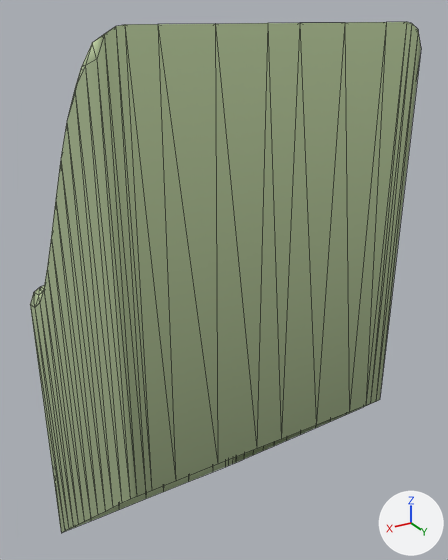
Renders of the glTF model ground/ground-ramp-lr-02.glb from each side of a commit.
The view is the same before and after, from a 50 mm lens placed at (1.0, 1.88, 1.02), pointed at (-0.14, -0.03, 0.07). The axes (+X, +Y, +Z) are drawn at lower right. The lights are the same throughout. The older version comes first. Mesh edges are drawn as thin lines.

Names of what the first picture shows: 'ground-ramp-lr-02'.
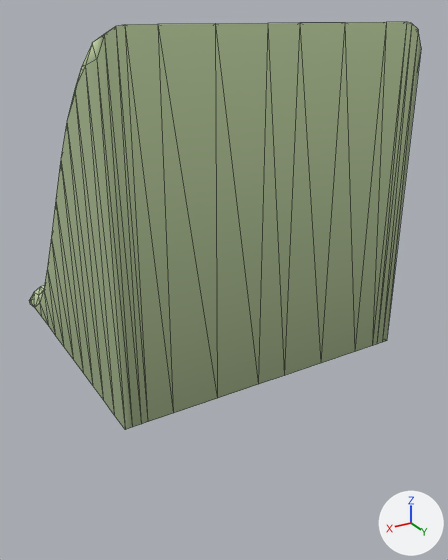
Edits to the scene script, one JSON object a line:
```json
{"block": "me_ground_ramp_lr_02", "where": "# used by ob_ground_ramp_lr_02; location = (0.0, 0.0, 0.0)"}
{"op": "remove", "block": "me_ground_ramp_lr_02", "code": "me_ground_ramp_lr_02.from_pydata(...)  # 216 vertices, 382 faces; spans x -0.5..0.5, y -0.5..0.5, z -1.3..1.0"}
{"op": "add", "block": "me_ground_ramp_lr_02", "code": "me_ground_ramp_lr_02.from_pydata(...)  # 216 vertices, 382 faces; spans x -0.5..0.5, y -0.5..0.5, z -0.07..1.0"}
{"block": "me_ground_ramp_lr_02", "change": "me_ground_ramp_lr_02 part 1: all 48 vertices in x -0.5..0.5, y -0.5..0.5, z -1.3..-0.3 are scaled about their middle by (1, 1, 0), then moved by (0.0, 0.0, 0.75)"}
```

Where the change shows, as pixel boxes (x1, y1, x2, y2) in the pictures (448 x 560 px):
```json
{"object": "ground-ramp-lr-02", "change": "reshaped", "before": [30, 22, 421, 533], "after": [30, 22, 421, 429], "on screen": "20% shorter"}
```
